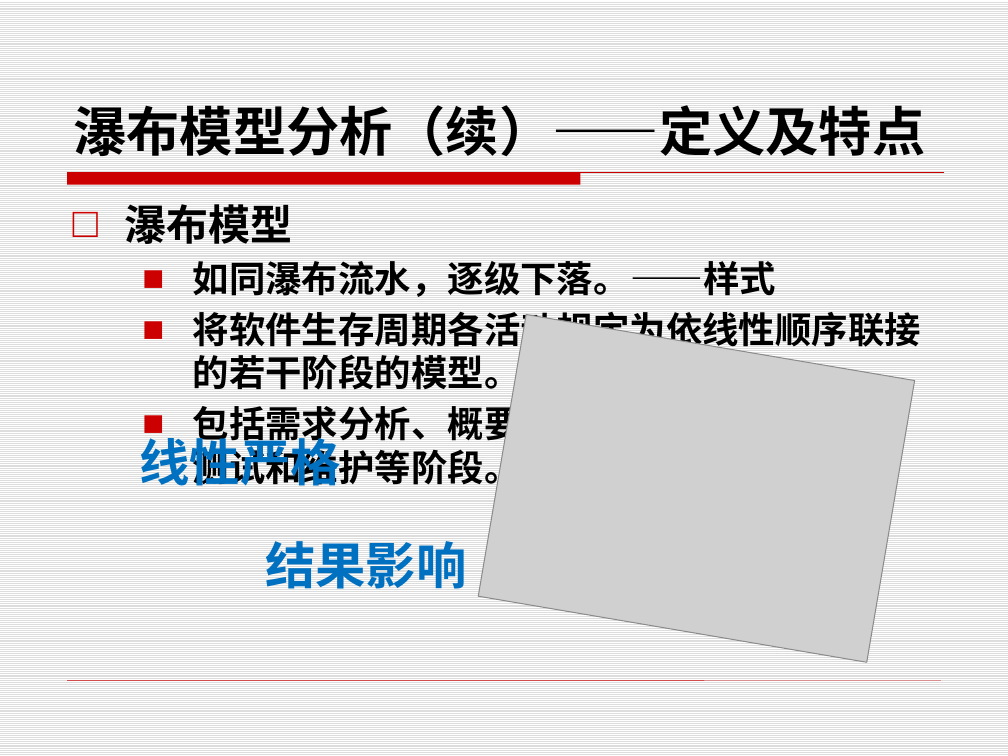
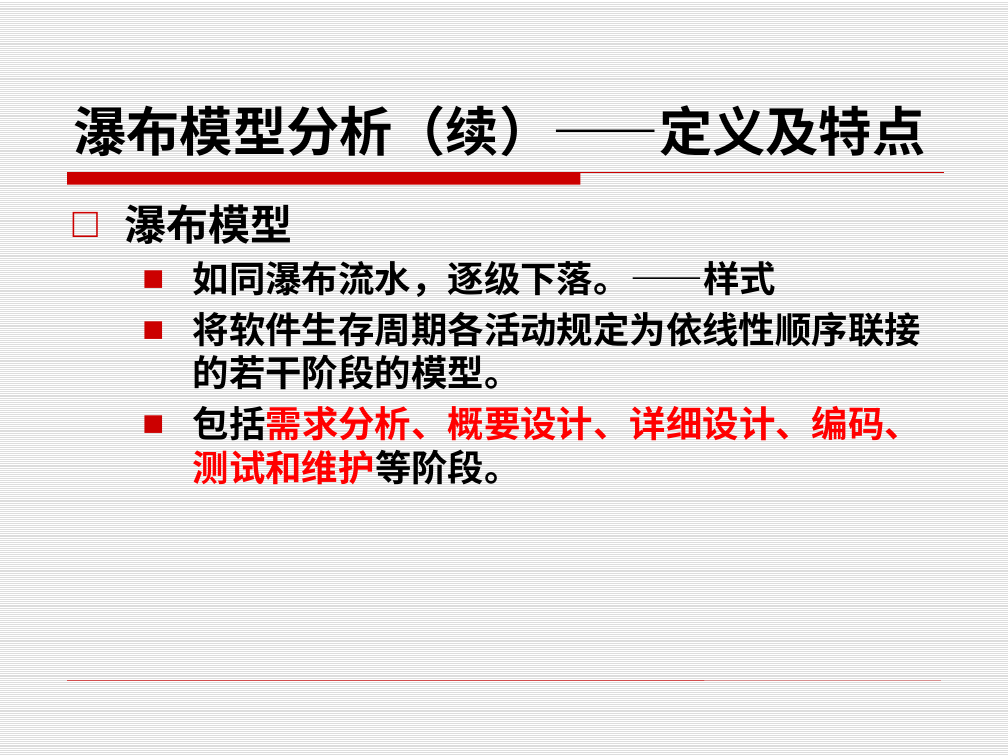
Before and after one commit to edu2act/course-foundation-software-tesing, a slide deck: slide 14 of PPT/第三部分 软件测试应用/10.1 软件开发模型.pptx (slide 18 before the commit). Drawn at 1008x756 pixels with LibreOffice and Linux fonts; fonts in the diff are those of the drawing; grey boxes stand for pictures. Boxes give left, top, right and bottom in pixels: in the first picture for what was removed or moved away, otherwise in the second. Text is boxed around its words. In the diff, an @@ line names an element or a change of style, - is before the commit and + after.

Commit message:
开发测试模型

```diff
--- a/PPT/第三部分 软件测试应用/10.1 软件开发模型.pptx
+++ b/PPT/第三部分 软件测试应用/10.1 软件开发模型.pptx
@@ picture removed at (478, 315, 914, 662) @@
@@ text at (193, 406, 921, 485): text colour #000000 to #FF0000 in "包括需求分析、概要设计、详细设计、编码、测试和维护等阶段。" @@
@@ text removed at (139, 430, 341, 494) @@
-  线性严格
@@ text removed at (265, 541, 467, 589) @@
-  结果影响
```
Also in this commit, not shown: 5 other slides changed, 4 slides removed, 2 other files.
